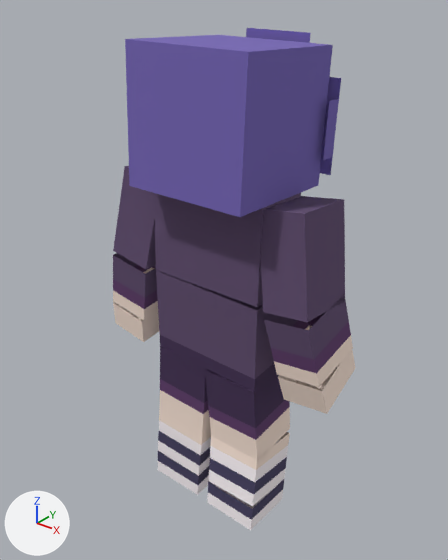
What one commit did to the glTF model assets/hunters_blocky/ravelle/ravelle.glb.
The view is the same before and after, from a camera (50 mm lens) standing at (1.226, -1.54, 1.916) and looking at (0.019, -0.03, 0.98). The lights are fixed; the arrows at lower left show +X, +Y and +Z. The picture after the commit comes second. Where no turn or scale is listed for an object, it has been applied to the vertices.

Names of what the first picture shows: 'Belly', 'Chest', 'Head', 'L-Arm', 'L-Calf', 'L-Forearm', 'L-Thigh', 'R-Arm', 'R-Calf', 'R-Forearm', 'R-Hand', 'R-Thigh' and 3 more.
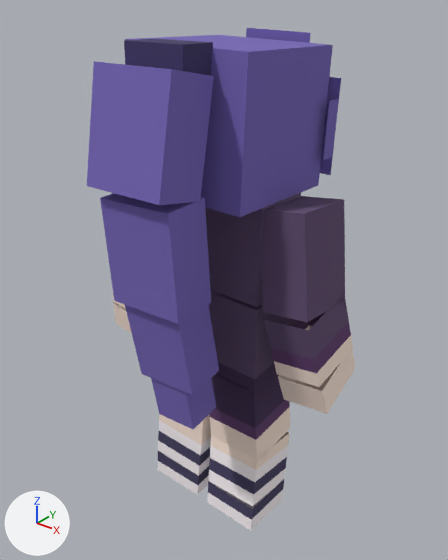
The change, as a list of edits to the scene's bpy script:
```text
Add me_pony_3:
    me_pony_3.from_pydata(...)  # 16 vertices, 24 faces; spans x -0.099..0.138, y -0.06..0.13, z -0.649..-0.187
    me_pony_3.materials.append(mat_model)
Add me_pony_2:
    me_pony_2.from_pydata(...)  # 8 vertices, 12 faces; spans x -0.127..0.148, y -0.096..0.069, z -0.456..-0.114
    me_pony_2.materials.append(mat_model)
Add me_pony_1:
    me_pony_1.from_pydata(...)  # 16 vertices, 24 faces; spans x -0.137..0.142, y -0.23..0.042, z -0.335..0.068
    me_pony_1.materials.append(mat_model)
Add ob_pony_3:
    ob_pony_3 = bpy.data.objects.new('Pony-3', me_pony_3)
    ob_pony_3.location = (0.032, -0.355, 1.238)
Add ob_pony_2:
    ob_pony_2 = bpy.data.objects.new('Pony-2', me_pony_2)
    ob_pony_2.location = (0.022, -0.346, 1.485)
Add ob_pony_1:
    ob_pony_1 = bpy.data.objects.new('Pony-1', me_pony_1)
    ob_pony_1.location = (0.02, -0.247, 1.701)
```

Pixel boxes (x1, y1, x2, y2) of what changed, in the pictures (448 x 560 px):
'Pony-1', added (blue)
    after: (87, 39, 214, 205)
'Pony-2', added (blue)
    after: (100, 193, 211, 324)
'Pony-3', added (blue)
    after: (125, 305, 219, 429)
